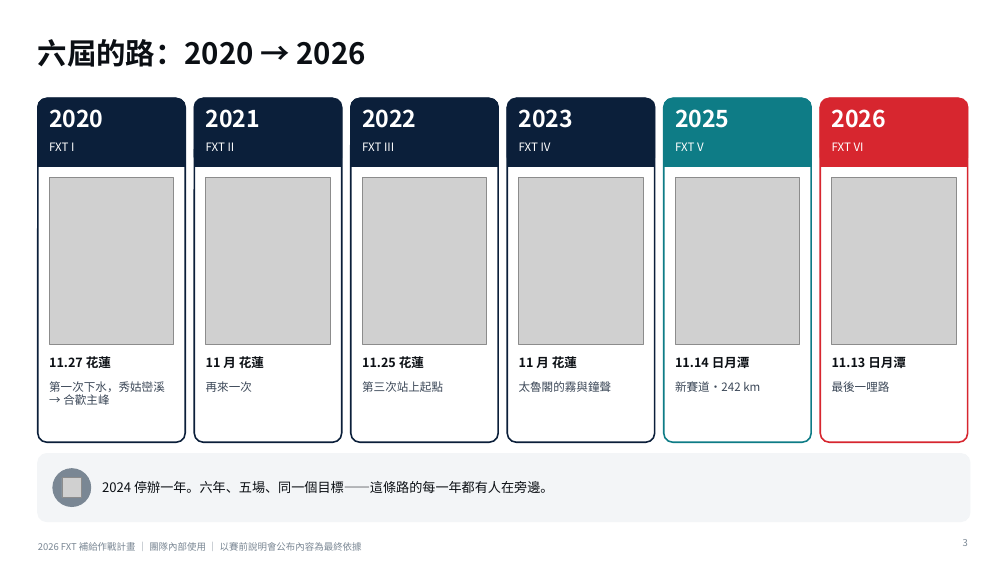
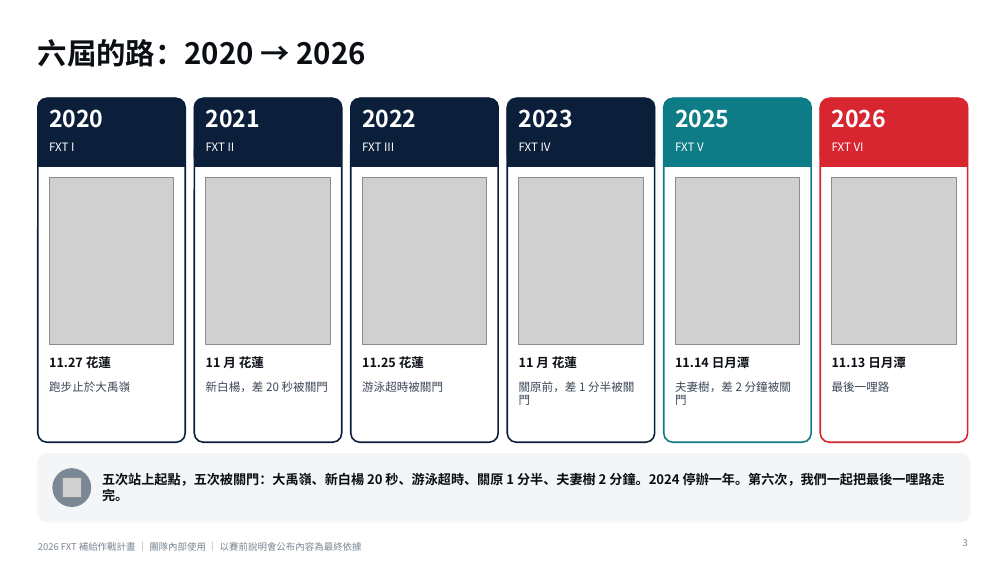
Before and after one commit to powermovebboy-sys/Race-site, a slide deck: slide 3 of deck/2026_FXT_補給作戰計畫.pptx. Drawn at 1008x567 pixels with LibreOffice and Linux fonts; fonts in the diff are those of the drawing; grey boxes stand for pictures. Boxes give left, top, right and bottom in pixels: in the first picture for what was removed or moved away, otherwise in the second. Text is boxed around its words. In the diff, an @@ line names an element or a change of style, - is before the commit and + after.

```diff
--- a/deck/2026_FXT_補給作戰計畫.pptx
+++ b/deck/2026_FXT_補給作戰計畫.pptx
@@ text at [49, 381, 130, 392]: text changed @@
-第一次下水，秀姑巒溪 → 合歡主峰
+跑步止於大禹嶺
@@ text at [206, 381, 328, 392]: text changed @@
-再來一次
+新白楊，差 20 秒被關門
@@ text at [362, 381, 443, 392]: text changed @@
-第三次站上起點
+游泳超時被關門
@@ text at [519, 381, 634, 405]: text changed @@
-太魯閣的霧與鐘聲
+關原前，差 1 分半被關門
@@ text at [675, 381, 791, 405]: text changed @@
-新賽道・242 km
+夫妻樹，差 2 分鐘被關門
@@ text at [102, 473, 945, 501]: text changed; bold on @@
-2024 停辦一年。六年、五場、同一個目標——這條路的每一年都有人在旁邊。
+五次站上起點，五次被關門：大禹嶺、新白楊 20 秒、游泳超時、關原 1 分半、夫妻樹 2 分鐘。2024 停辦一年。第六次，我們一起把最後一哩路走完。
```
Also in this commit, not shown: 3 other slides changed, 5 other files.
